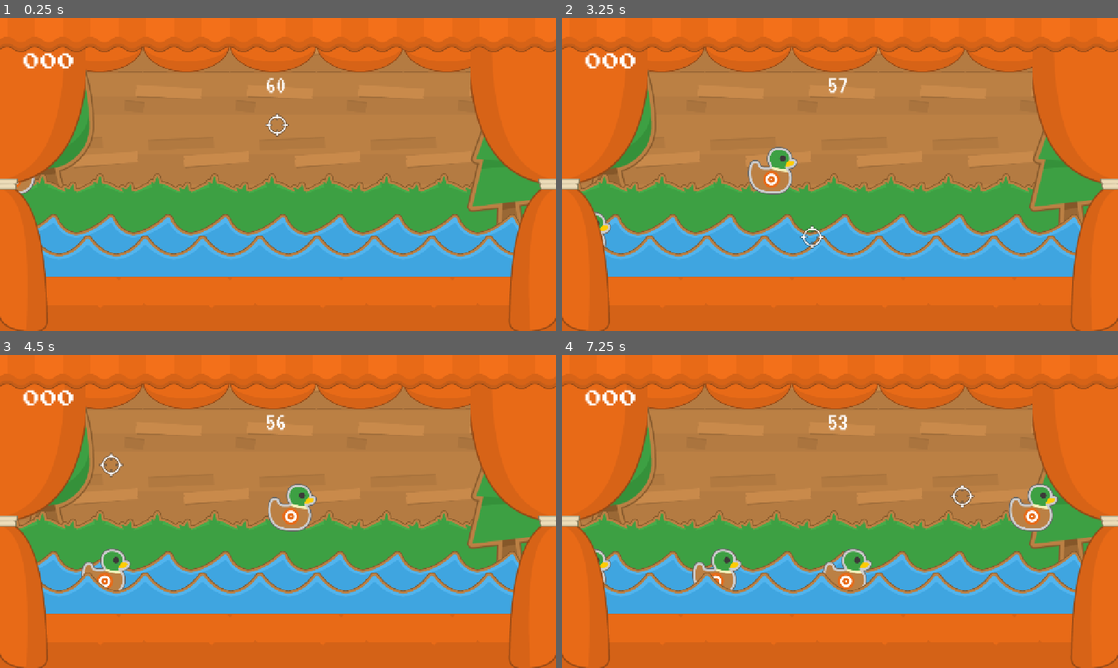
Above: before the commit, frames 1-4 (two rows, left to right).
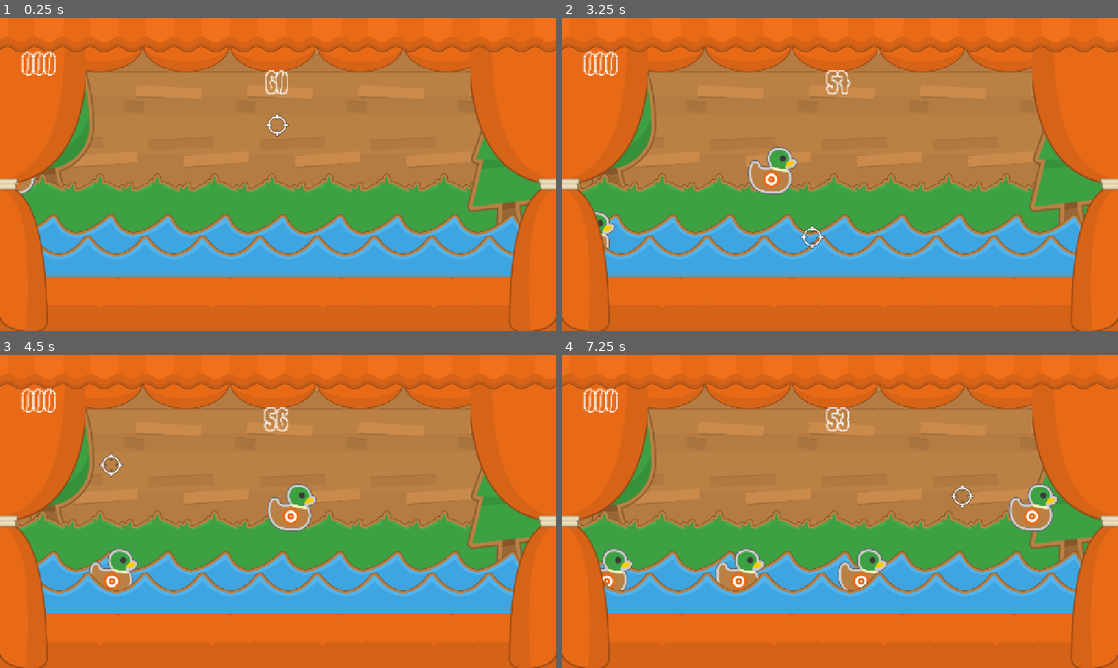
Above: after the commit, the same moments.

Repository: JPlimajots/pluck-and-duck
Game: Godot game, scene res://scenes/palco_principal.tscn
Same seed, same stepped clock (60 frames per second), same inputs: the game is played once before the commit and once after it.
Inputs (mouse positions are in pixels of both pictures, inside the frame that each line leads up to):
- Up to frame 1 (0.25 s): no input
- Up to frame 2 (3.25 s): move the mouse to (962, 158) at 0.52 s; click (962, 158) at 0.67 s; move the mouse to (728, 190) at 1.27 s; click (728, 190) at 1.42 s; move the mouse to (895, 105) at 2.02 s; click (895, 105) at 2.17 s; move the mouse to (812, 237) at 2.77 s; click (812, 237) at 2.92 s
- Up to frame 3 (4.5 s): move the mouse to (444, 558) at 3.52 s; click (444, 558) at 3.67 s; move the mouse to (111, 464) at 4.27 s; click (111, 464) at 4.42 s
- Up to frame 4 (7.25 s): move the mouse to (867, 511) at 5.02 s; click (867, 511) at 5.17 s; move the mouse to (756, 433) at 5.77 s; click (756, 433) at 5.92 s; move the mouse to (962, 495) at 6.52 s; click (962, 495) at 6.67 s

The runs differ from the first frame. In frame 1, 0.6% of the frame differs, in the area x 3-52%, y 10-25%; in frame 2, 0.8%; in frame 3, 1.4%; in frame 4, 3.0%, in the area x 3-59%, y 10-76%.

Commit message:
feat: remap de tempo

Diff:
--- a/scenes/palco_principal.gd
+++ b/scenes/palco_principal.gd
@@ -29,6 +29,7 @@
 		tempo_restante -= delta
 		var segundos = int(ceil(tempo_restante))
 		$Interface/TextoTempo.text = "%02d" % segundos
+		$GeradorDePatos.wait_time = remap(tempo_restante, 60.0, 0.0, 2.0, 0.5)
 		if tempo_restante <= 0:
 			finaliza_jogo()
 
@@ -36,6 +37,8 @@
 func _on_gerador_de_patos_timeout() -> void:
 	var novo_pato = cena_pato.instantiate()
 	novo_pato.position = $PontoDeSpawn.position
+	var velocidade_dificil = remap(tempo_restante, 60.0, 0.0, 150.0, 350.0)
+	novo_pato.velocidade = velocidade_dificil
 	add_child(novo_pato)
 
 
--- a/scenes/palco_principal.tscn
+++ b/scenes/palco_principal.tscn
@@ -14,8 +14,7 @@
 [ext_resource type="Texture2D" uid="uid://1jlamsjrhp8q" path="res://assets/Stall/curtain_top.png" id="6_76are"]
 [ext_resource type="PackedScene" uid="uid://drd3u8s0iouha" path="res://scenes/mira.tscn" id="13_trvxo"]
 [ext_resource type="PackedScene" uid="uid://sjnduc3s8ruy" path="res://scenes/pato.tscn" id="14_ogqwy"]
-[ext_resource type="FontFile" uid="uid://dsvjwo5mfchws" path="res://assets/fonts/PressStart2P-Regular.ttf" id="15_1buyy"]
-[ext_resource type="FontFile" uid="uid://ctk2u56gx6xp3" path="res://assets/fonts/VT323-Regular.ttf" id="16_ebexg"]
+[ext_resource type="FontFile" uid="uid://b2mf25l5dvmn5" path="res://assets/fonts/Bumper Pixel Stroke.ttf" id="15_1buyy"]
 
 [node name="PalcoPrincipal" type="Node2D" unique_id=1145485412]
 script = ExtResource("1_76are")
@@ -243,8 +242,8 @@
 offset_top = 124.0
 offset_right = 683.0
 offset_bottom = 184.0
-theme_override_fonts/font = ExtResource("16_ebexg")
-theme_override_font_sizes/font_size = 60
+theme_override_fonts/font = ExtResource("15_1buyy")
+theme_override_font_sizes/font_size = 40
 text = "000"
 
 [connection signal="alvo_atingido" from="Mira" to="." method="_on_mira_alvo_atingido"]
Binary file added: assets/fonts/Bumper Pixel Stroke.ttf
Not shown, added: assets/fonts/Bumper Pixel Stroke.ttf.import
